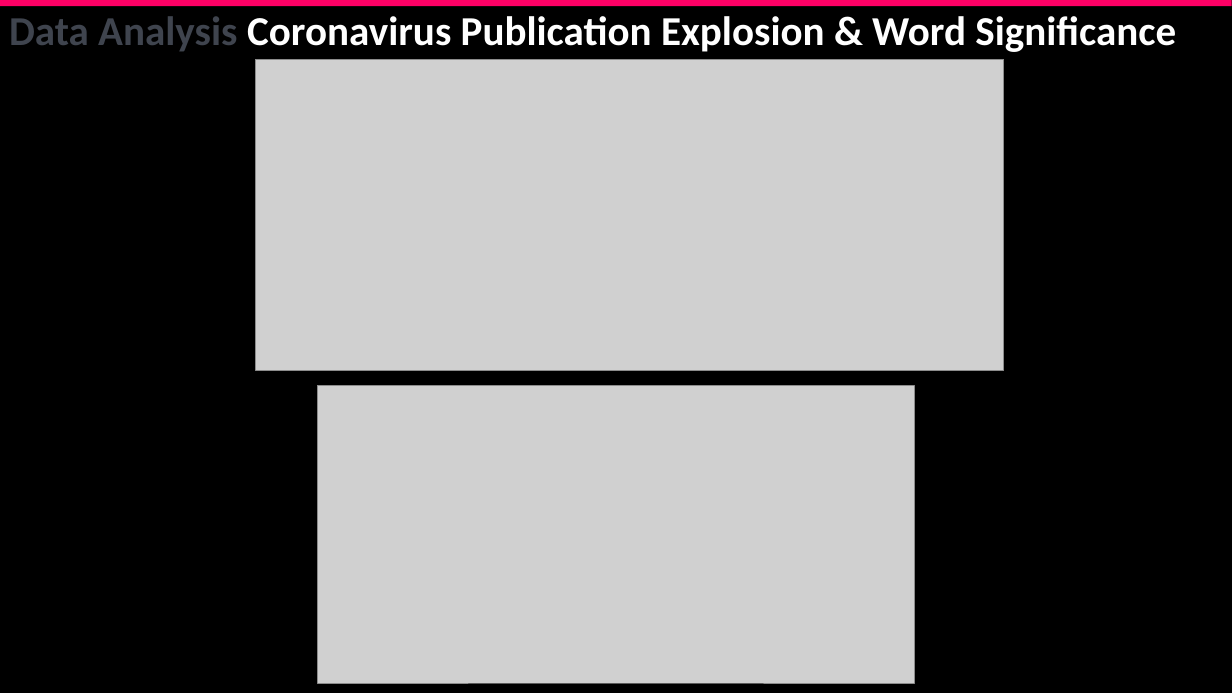
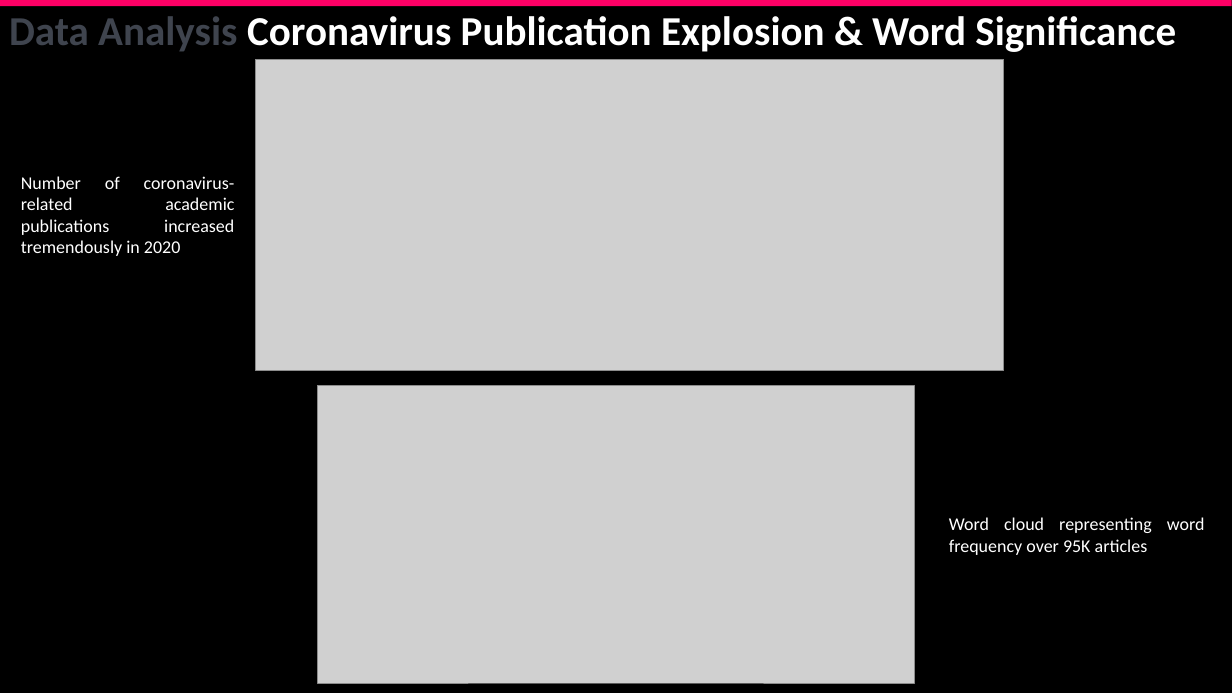
Before and after one commit to corticalstack/corticalstack.github.io, a slide deck: slide 3 of docs/project/Jon-Paul Boyd Masters Thesis Project Presentation COVID19 Research Cockpit - supplement.pptx. Drawn at 1232x693 pixels with LibreOffice and Linux fonts; fonts in the diff are those of the drawing; grey boxes stand for pictures. Boxes give left, top, right and bottom in pixels: in the first picture for what was removed or moved away, otherwise in the second. Text is boxed around its words. In the diff, an @@ line names an element or a change of style, - is before the commit and + after.

```diff
--- a/docs/project/Jon-Paul Boyd Masters Thesis Project Presentation COVID19 Research Cockpit - supplement.pptx
+++ b/docs/project/Jon-Paul Boyd Masters Thesis Project Presentation COVID19 Research Cockpit - supplement.pptx
@@ text added at (21, 176, 235, 256), 14 pt, text #FFFFFF @@
+Number of coronavirus-related academic publications increased tremendously in 2020
@@ text added at (949, 517, 1205, 555), 14 pt, text #FFFFFF @@
+Word cloud representing word frequency over 95K articles
```
Also in this commit, not shown: 4 other slides changed, 1 other file.
